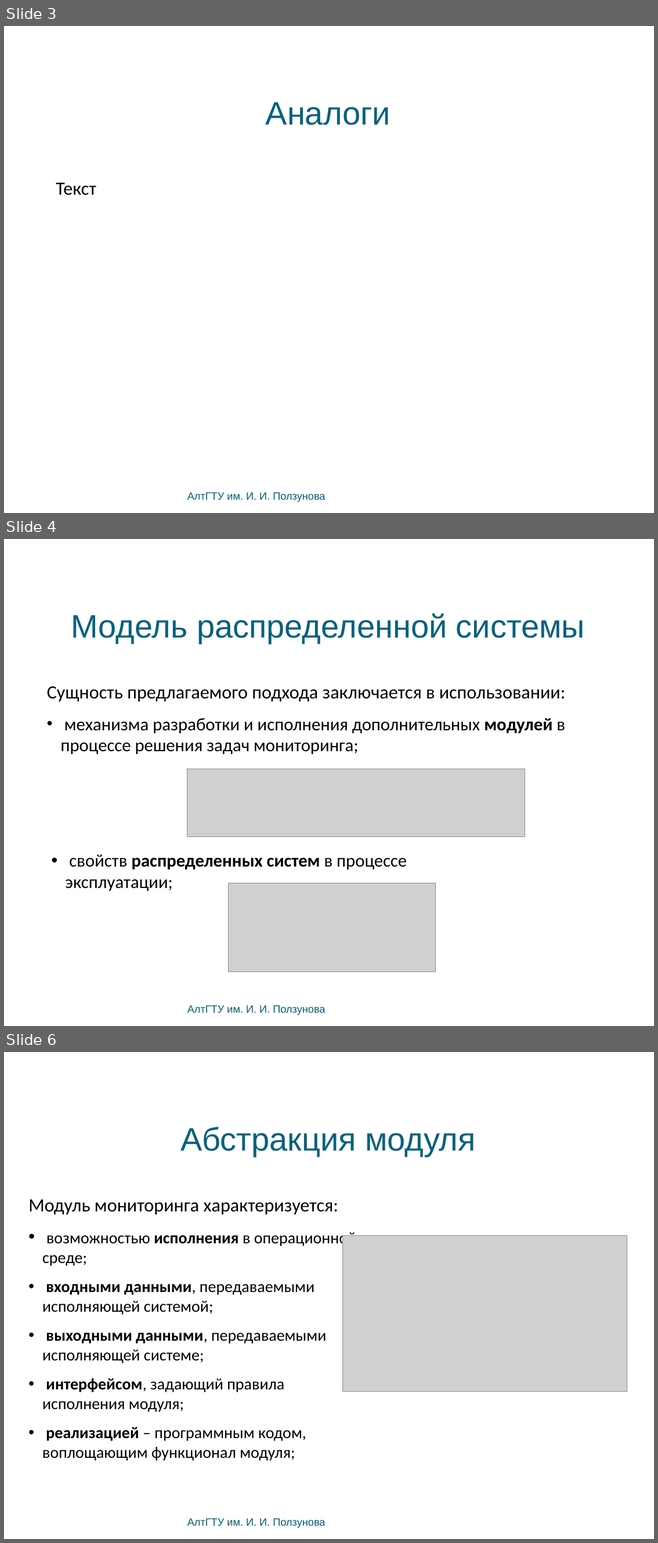
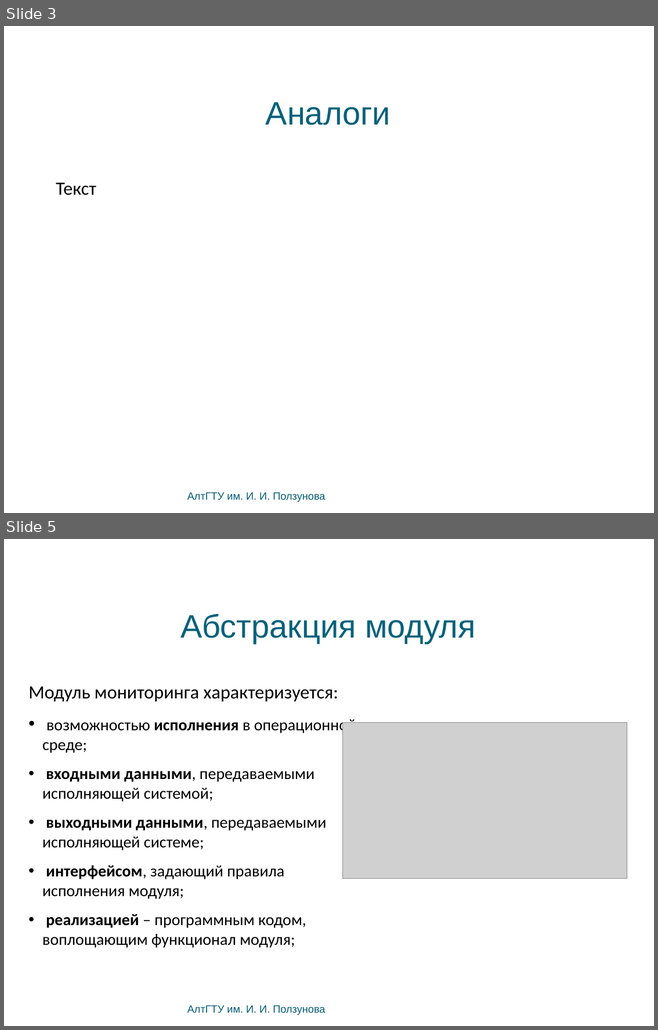
Before and after one commit to bluerain/snoopy, a slide deck: diploma/trunk/ppt/kostyukov.pptx. Shown one above the other, each under a label of ours: slides 3, 4 and 6 before the commit, slides 3 and 5 after it; the slides between them are not shown. The pictures are 658x1543 and 658x1030 pixels, drawn with LibreOffice and Linux fonts; fonts in the diff are those of the drawing; grey boxes stand for pictures; background and template pictures are left out. Boxes give left, top, right and bottom in pixels: in the first picture for what was removed or moved away, otherwise in the second. Text is boxed around its words. In the diff, an @@ line names an element or a change of style, - is before the commit and + after.

```diff
--- a/diploma/trunk/ppt/kostyukov.pptx
+++ b/diploma/trunk/ppt/kostyukov.pptx
@@ slide 4 removed at (4,539,654,1026), background picture (left out) @@
@@ text removed at (71,613,585,643) @@
-Модель распределенной системы
@@ text removed at (47,686,565,754) @@
-Сущность предлагаемого подхода заключается в использовании:
-• механизма разработки и исполнения дополнительных модулей в процессе решения задач мониторинга;
@@ picture removed at (187,769,524,837) @@
@@ text removed at (65,855,407,891) @@
-• свойств распределенных систем в процессе эксплуатации;
@@ picture removed at (228,884,436,972) @@
@@ text removed at (187,1005,325,1015) @@
-АлтГТУ им. И. И. Ползунова
@@ what was slide 6 is now slide 5 @@
```
Also in this commit, not shown: 2 slides changed.
